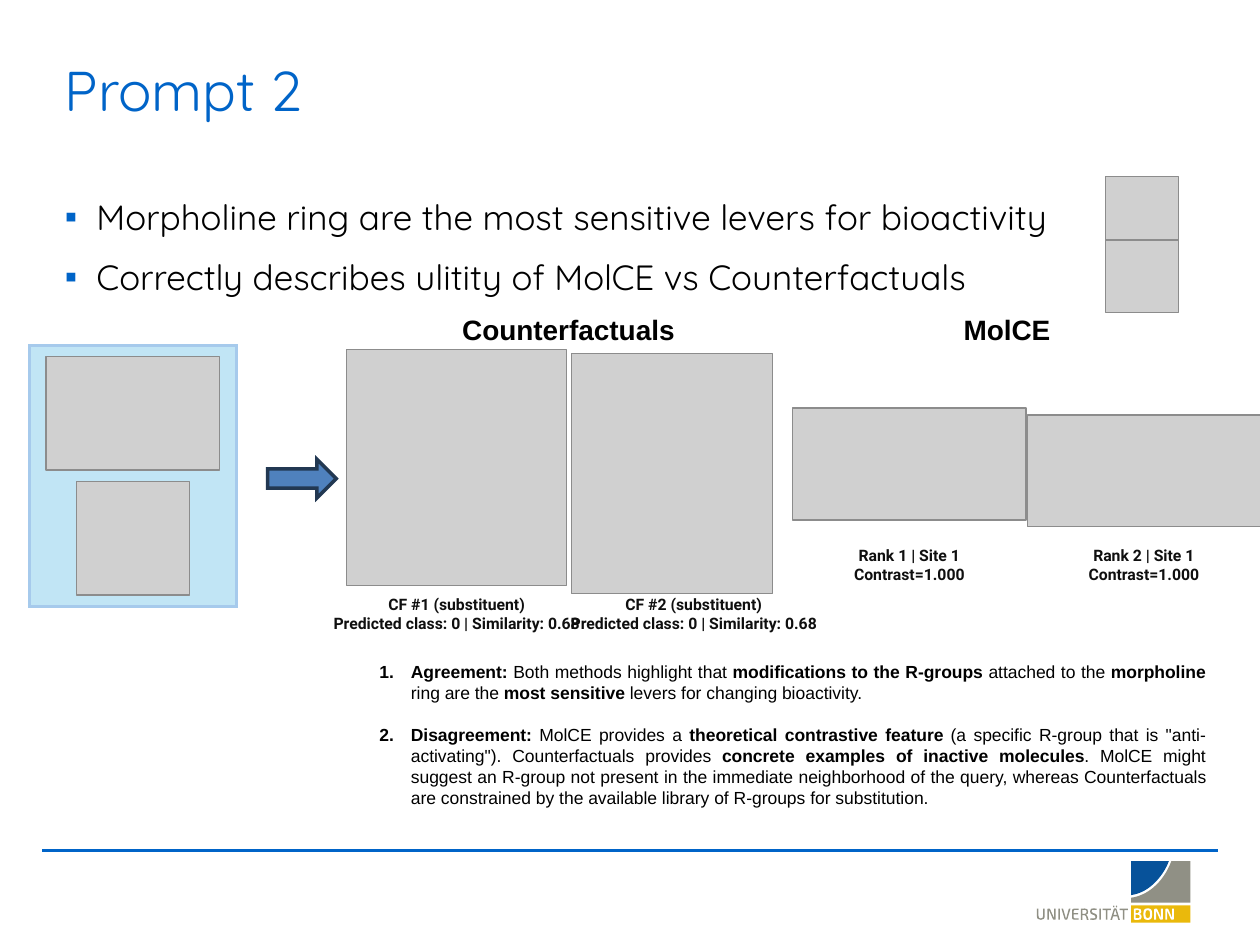
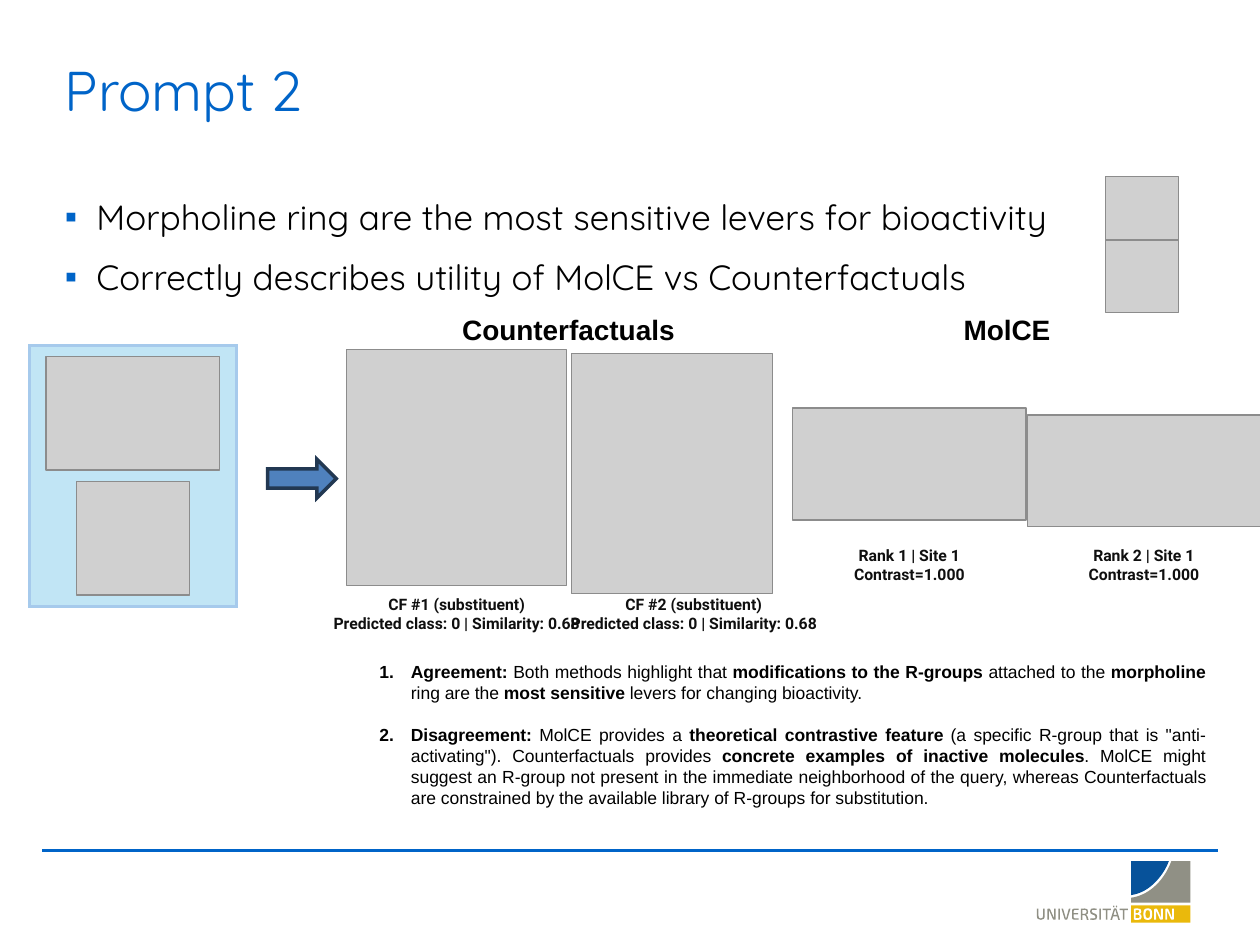
Before and after one commit to LSI-Uni-Bonn/ChemicHAL, a slide deck: slide 12 of slides/AI_Agent_Explainability.pptx. Drawn at 1260x945 pixels with LibreOffice and Linux fonts; fonts in the diff are those of the drawing; grey boxes stand for pictures; background and template pictures are left out. Boxes give left, top, right and bottom in pixels: in the first picture for what was removed or moved away, otherwise in the second. Text is boxed around its words. In the diff, an @@ line names an element or a change of style, - is before the commit and + after.

Commit message:
Slides

```diff
--- a/slides/AI_Agent_Explainability.pptx
+++ b/slides/AI_Agent_Explainability.pptx
@@ text at (96,264,966,297): text changed @@
-▪ Correctly describes ulitity of MolCE vs Counterfactuals
+▪ Correctly describes utility of MolCE vs Counterfactuals
```
Also in this commit, not shown: 1 other slide changed, 1 other file.
